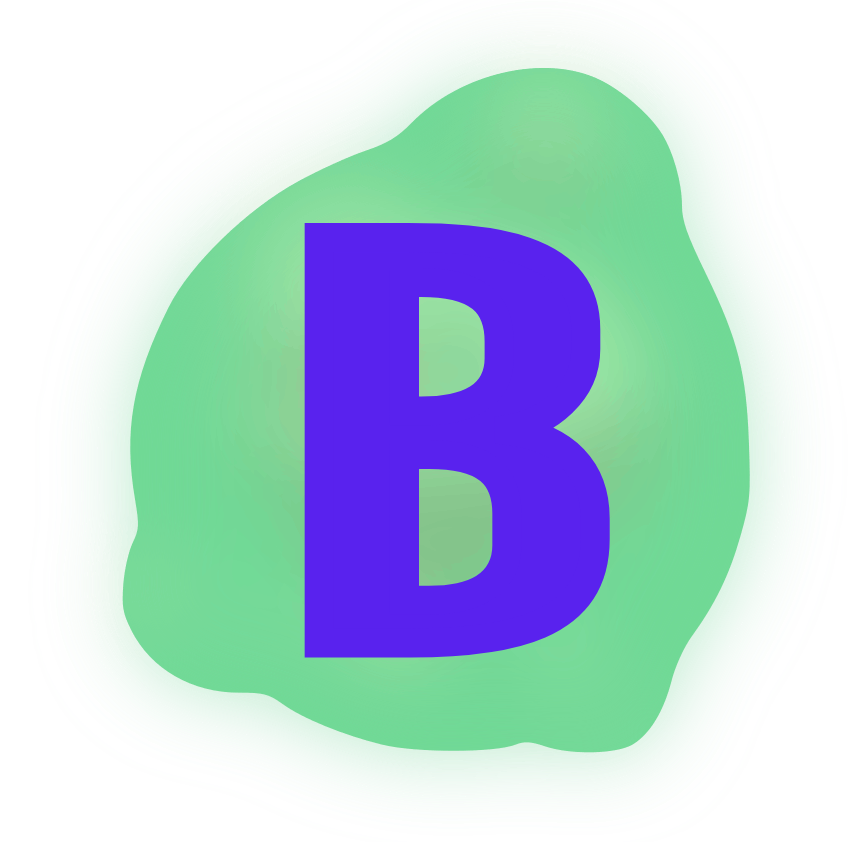
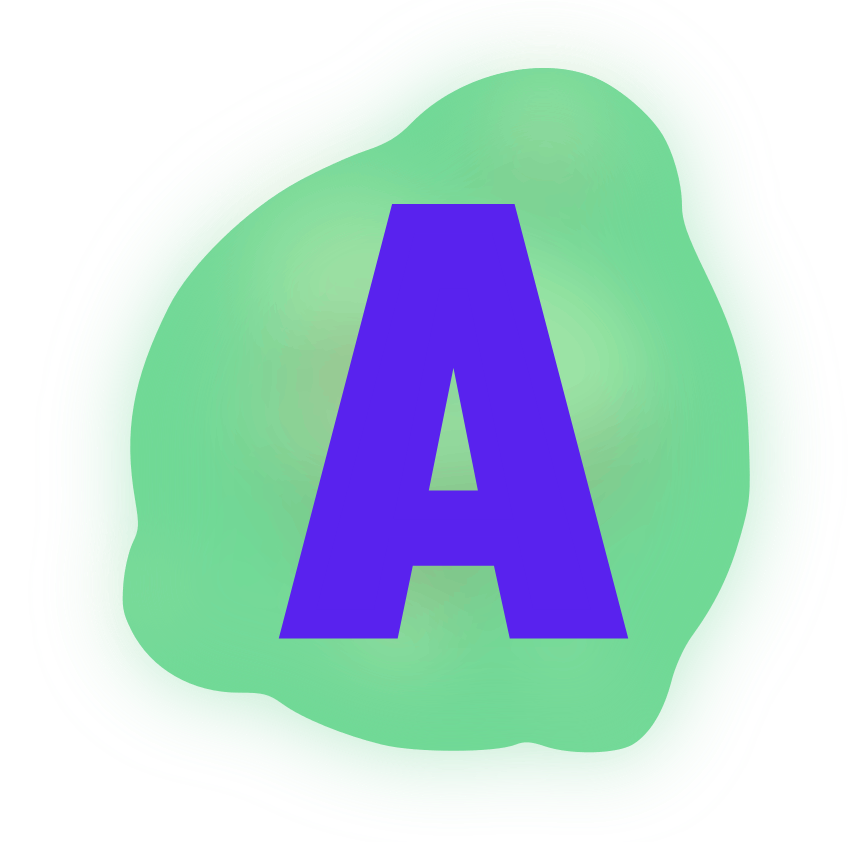
Layered file, before and after one edit (866 × 842). Changes by layer:
renamed "B" to "A", painted on it over [278, 204, 629, 658]
